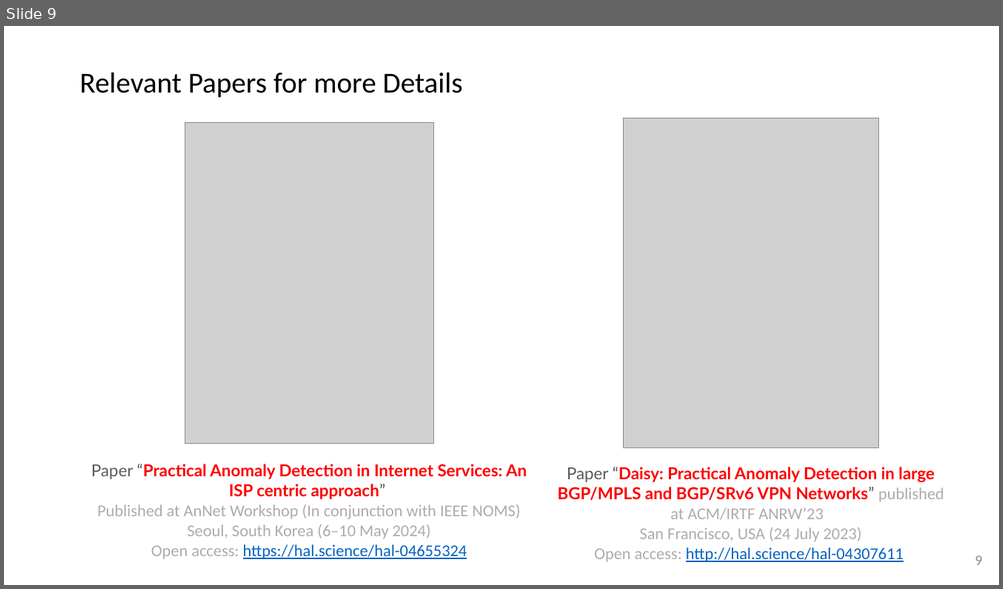
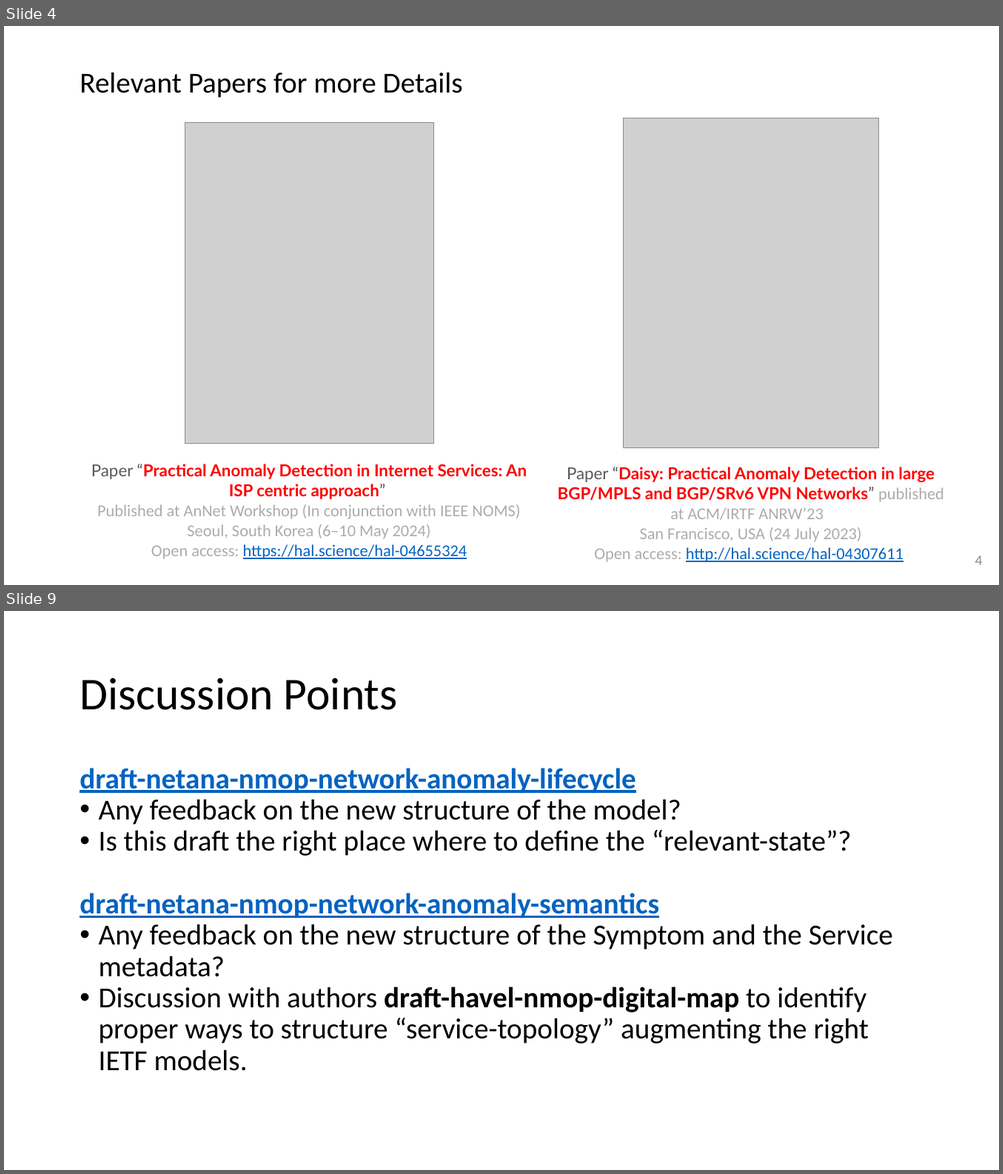
Before and after one commit to network-analytics/ietf-network-analytics-document-status, a slide deck: 121/NMOP/draft-ietf-nmop-network-anomaly-architecture-semantics-lifecycle.pptx. Shown one above the other, each under a label of ours: slide 9 before the commit, slides 4 and 9 after it; the slides between them are not shown. The pictures are 1003x589 and 1003x1174 pixels, drawn with LibreOffice and Linux fonts; fonts in the diff are those of the drawing; grey boxes stand for pictures. Boxes give left, top, right and bottom in pixels: in the first picture for what was removed or moved away, otherwise in the second. Text is boxed around its words. In the diff, an @@ line names an element or a change of style, - is before the commit and + after.

```diff
--- a/121/NMOP/draft-ietf-nmop-network-anomaly-architecture-semantics-lifecycle.pptx
+++ b/121/NMOP/draft-ietf-nmop-network-anomaly-architecture-semantics-lifecycle.pptx
@@ slide 9 added at (x1=4, y1=611, x2=999, y2=1170), background #FFFFFF @@
@@ title added at (x1=79, y1=678, x2=398, y2=710), 44 pt, text #000000 @@
+Discussion Points
@@ text added at (x1=79, y1=768, x2=893, y2=1071), 28 pt, text #000000 @@
+draft-netana-nmop-network-anomaly-lifecycle
+• Any feedback on the new structure of the model?
+• Is this draft the right place where to define the “relevant-state”?
+draft-netana-nmop-network-anomaly-semantics
+• Any feedback on the new structure of the Symptom and the Service metadata?
+• Discussion with authors draft-havel-nmop-digital-map to identify proper ways to structure “service-topology” augmenting the right IETF models.
@@ what was slide 9 is now slide 4 @@
@@ page number at (x1=975, y1=556, x2=982, y2=565): text changed @@
-9
+4
```
Also in this commit, not shown: 6 slides changed, 4 other slides added, 1 other file.
